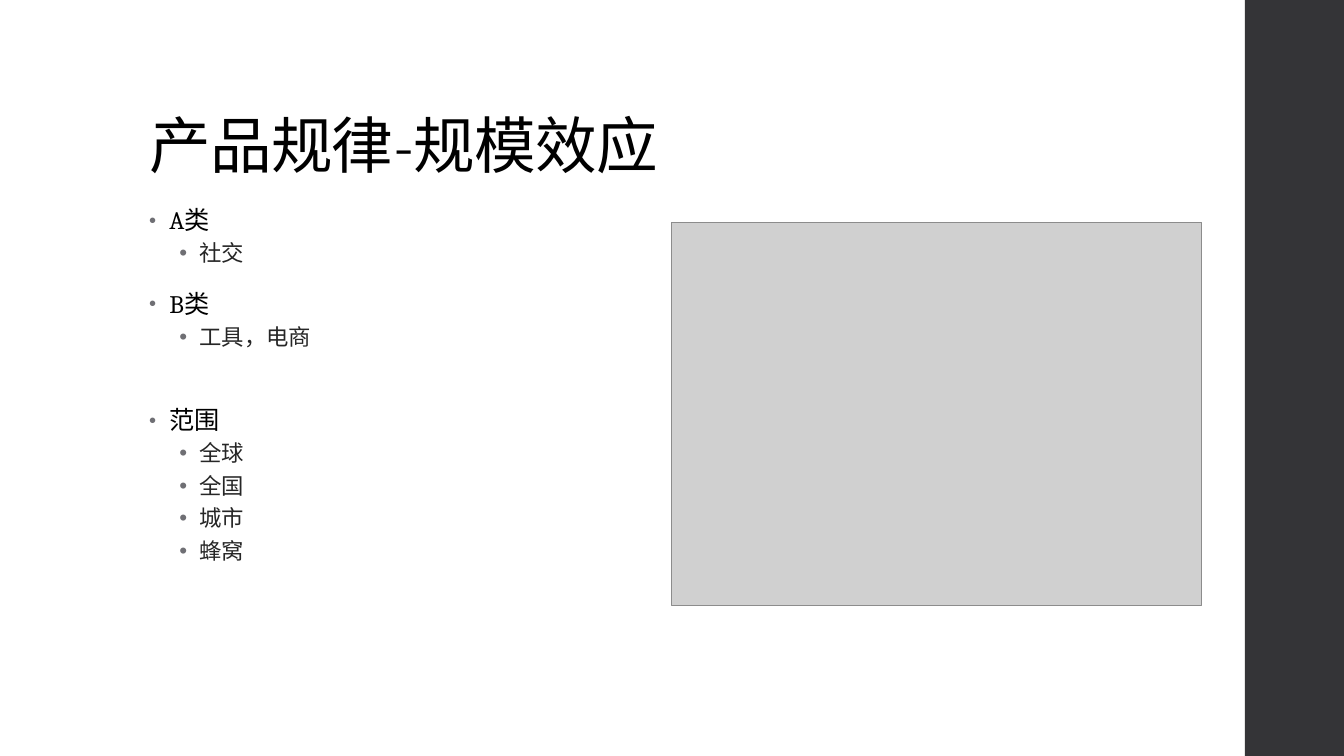
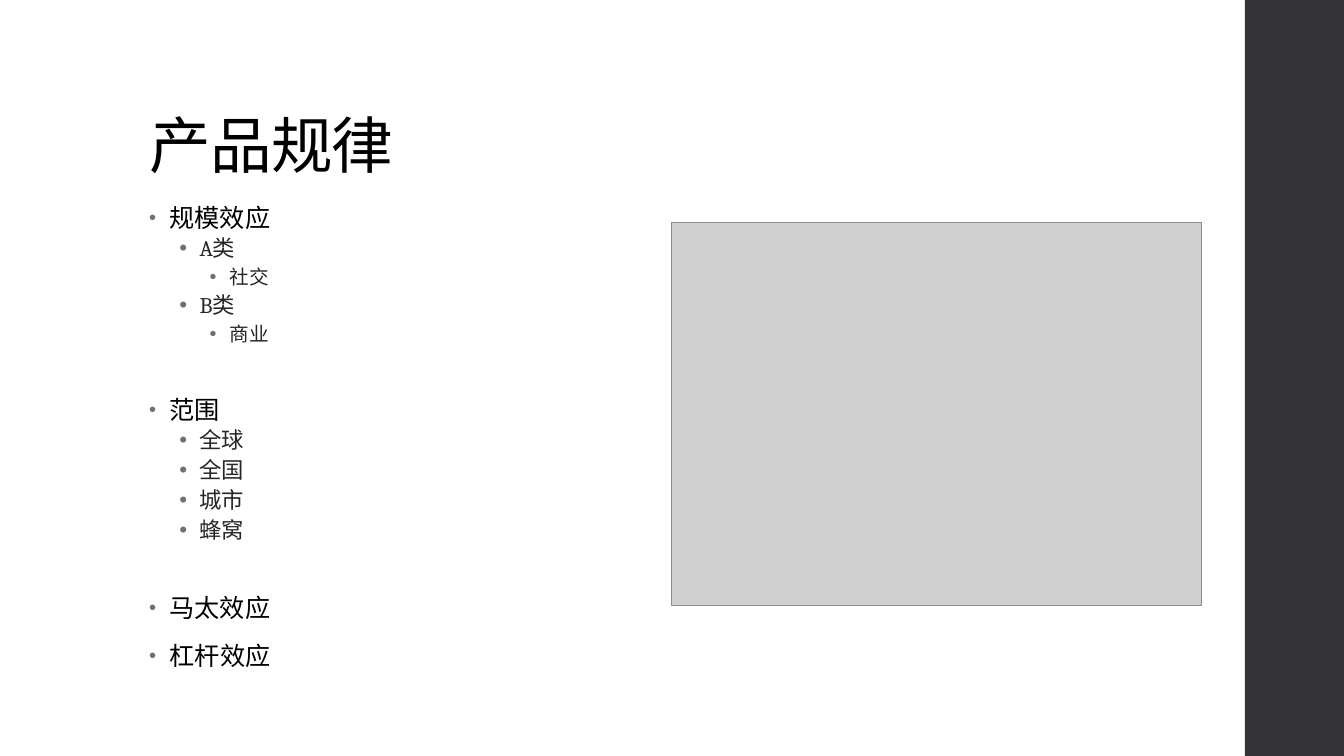
Before and after one commit to LeeRenbo/learn-xmind, a slide deck: slide 13 of 互联网思维落地.pptx (slide 12 before the commit). Drawn at 1344x756 pixels with LibreOffice and Linux fonts; fonts in the diff are those of the drawing; grey boxes stand for pictures. Boxes give left, top, right and bottom in pixels: in the first picture for what was removed or moved away, otherwise in the second. Text is boxed around its words. In the diff, an @@ line names an element or a change of style, - is before the commit and + after.

Commit message:
2018年3月29日11:12:43

```diff
--- a/互联网思维落地.pptx
+++ b/互联网思维落地.pptx
@@ title at <box>149,116,393,173</box>: text changed @@
-产品规律-规模效应
+产品规律
@@ text at <box>169,205,270,229</box>: paragraph added @@
+• 规模效应
@@ text at <box>169,237,269,540</box>: size 18 to 16 pt, text colour #000000 to #262626, letter spacing 0.1 to 0 pt in "A类", "B类"; size 16 to 14 pt in "社交"; list level 1 to 2 in "A类"; line spacing 0.95 to 0.8; list level 2 to 3 in "社交"; line spacing 0.9 to 0.8; list level 1 to 2 in "B类"; line spacing 0.95 to 0.85 @@
@@ text at <box>230,324,269,343</box>: text changed; size 16 to 14 pt @@
-  • 工具，电商
+    • 商业
@@ text at <box>169,595,270,667</box>: paragraphs added @@
+• 马太效应
+• 杠杆效应
```
Also in this commit, not shown: 1 other slide changed, 1 slide added.
